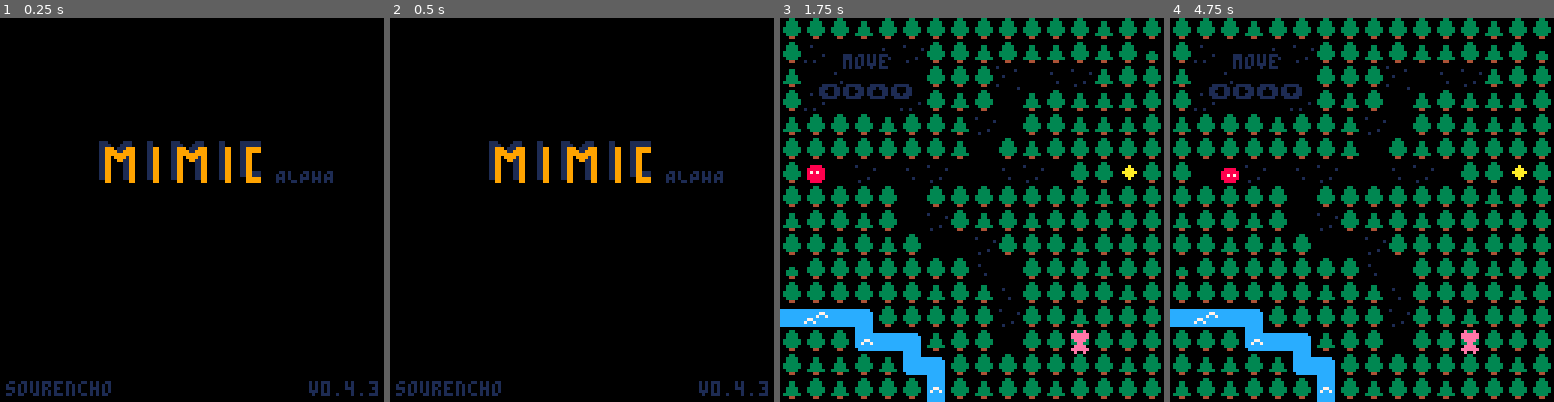
Above: before the commit, frames 1-4 (left to right).
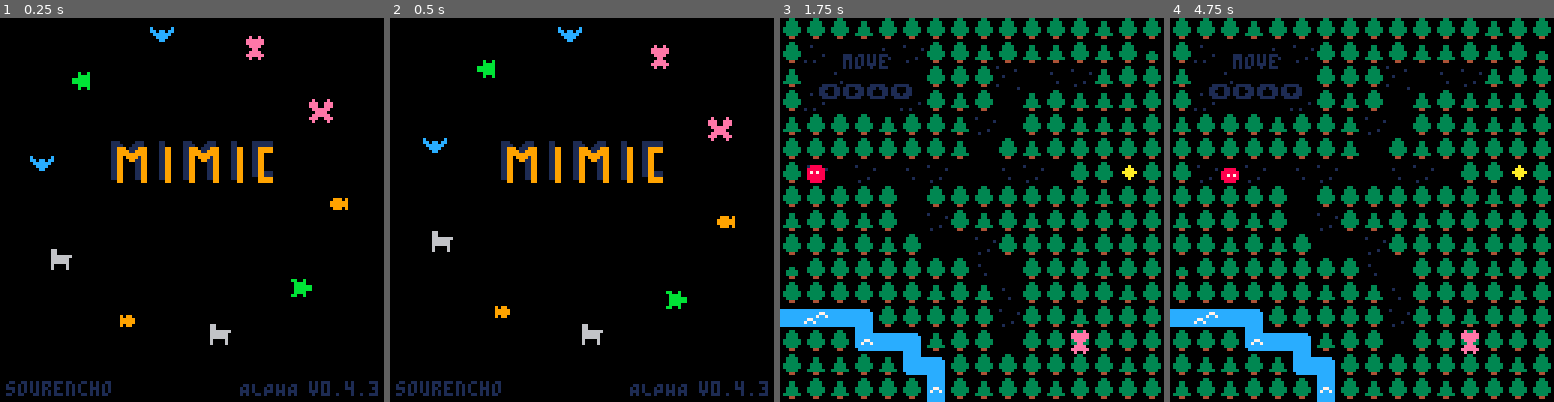
Above: after the commit, the same moments.

Repository: sourencho/mimic
Game: PICO-8 cartridge mimic.p8
Same seed, same stepped clock (60 frames per second), same inputs: the game is played once before the commit and once after it.
Inputs:
- Up to frame 1 (0.25 s): no input
- Up to frame 2 (0.5 s): tap O (Z key) at 0.33 s
- Up to frame 3 (1.75 s): tap O (Z key) at 0.7, 1.43 s; tap X (X key) at 1.07 s
- Up to frame 4 (4.75 s): hold Left 1.97-2.37 s; tap X (X key) every 0.33 s from 2.07 to 4.73 s; tap O (Z key) at 2.22, 3.1, 3.98 s; hold Down 2.42-2.82 s; hold Right 2.87-3.53 s; hold Up 3.58-4.08 s; hold Right 4.13-4.53 s; hold Down from 4.58 s (still down)

The runs differ from the first frame. In frame 1, 6.3% of the frame differs, in the area x 7-91%, y 2-99%; in frame 2, 6.3%; in frame 3, less than 0.1%; in frame 4, less than 0.1%.

Commit message:
New splash screen

Diff:
--- a/mimic.p8
+++ b/mimic.p8
@@ -71,10 +71,11 @@
     [water] = 72,
     [rock] = 80,
     [rock_small] = 82,
-    [ground] = 65,
+    [ground] = 66,
     [cloud] = 99,
     [cloud_small] = 67,
-    [teru] = 111
+    [teru] = 111,
+    [win] = 64
 }
 
 tile_display_names = {
@@ -96,6 +97,8 @@
 OTHER = {x=-1, y =-1}
 STILL = {x= 0, y = 0}
 
+red_pal = {[6]=8, [9]=8, [10]=8, [11]=8, [12]=8, [13]=8, [14]=8, [15]=8}
+
 -- GAME
 
 -- sprite values of tiles
@@ -103,7 +106,7 @@
 level_dynamic_tiles = {}
 
 game = {
-    state = "splash", -- possible values [splash, play, won]
+    state = "splash",
     level = tutorial_level,
     tick = 0,
     level_end_tick = 0,
@@ -304,6 +307,7 @@
     return {x = pos.x, y = pos.y}
 end
 
+--[[
 -- Enumerate and potentially filter a table
 function enum(t, filter)
     local i = 0
@@ -313,6 +317,28 @@
         i += 1
         if (o) return i, filter(o)
     end
+end
+
+function filter_table(t, f)
+    local out = {}
+    for x in all(t) do
+        if (f(x)) add(out, x)
+    end
+    return out
+end
+
+function random_swap(t)
+    local r1 = flr(rnd(#t)) + 1
+    local r2 = flr(rnd(#t)) + 1
+    t[r1], t[r2] = t[r2], t[r1]
+end
+--]]
+
+function shuffle(t)
+  for i = #t, 1, -1 do
+    local j = flr(rnd(i)) + 1
+    t[i], t[j] = t[j], t[i]
+  end
 end
 
 function get_players()
@@ -1598,21 +1624,31 @@
 
 function draw_splash()
     cls()
-
-    thick_print(splash_keys_3, hcenter(splash_keys_3)-2, 71, 8, 1)
-
-    if(game.tick % 60 > 0 and game.tick % 60 < 20) cls()
-
-    map(117,60,32,40,8,4)
-    print("ALPHA", 92, 50, 1)
+    pal()
+
+    print(splash_keys_3, hcenter(splash_keys_3), 66, 8)
+
+    if(game.tick % 60 > 0 and game.tick % 60 < 20) then
+        cls()
+    end
+
+    if game.tick % 40 == 0 then
+        splash_red_sprite_count += 1
+    end
+
+    map(117,60,36,40,8,4)
+    print("ALPHA", 80, 121, 1)
     print(VERSION, 103, 121, 1)
     print("sourencho", 2, 121, 1)
 
-    -- print(splash_inst_1, hcenter(splash_inst_1), 54, 13)
-    -- print(splash_inst_2, hcenter(splash_inst_2), 64, 13)
-
-    -- print(splash_keys_1, hcenter(splash_keys_1), 78, 13)
-    -- print(splash_keys_2, 48, 88, 13)
+
+    -- local d, r = 0, 50
+    local d, r = -game.tick/400, 50
+    for i=1,#splash_sprites do
+        if (splash_sprite_indexes[i] < splash_red_sprite_count) then pal(red_pal) else pal() end
+        spr(splash_sprites[splash_sprite_indexes[i]], 60 + r * cos(d), 52 + r * sin(d), 1, 1, i % 2 == 0)
+        d += 1 / (#splash_sprites)
+    end
 end
 
 function draw_won()
@@ -1705,7 +1741,7 @@
 function draw_actor(a)
     -- change colors to be red
     if a.is_player then
-        pal({[6]=8, [9]=8, [10]=8, [11]=8, [12]=8, [13]=8, [14]=8, [15]=8})
+        pal(red_pal)
     end
 
     for r=1,a.shape[2] do
@@ -1909,8 +1945,29 @@
 end
 
 function _init()
+    init_splash()
     init_level(game.level)
     menuitem(1, "skip level", menu_skip_level)
+end
+
+function init_splash()
+    -- create splash sprites
+    splash_sprites = {}
+    splash_sprite_indexes = {}
+    splash_red_sprite_count = 0
+    local i = 1
+    for n=1,2 do
+        for x in all(npcs) do
+            if body_size(x) < 3 then
+                add(splash_sprites, tern(rnd() > 0.5, x.spr_n[1][1], x.spr_n[1][1]+1))
+                add(splash_sprite_indexes, i)
+                i += 1
+            end
+        end
+    end
+    shuffle(splash_sprite_indexes)
+
+    change_state("splash")
 end
 
 function menu_skip_level()
